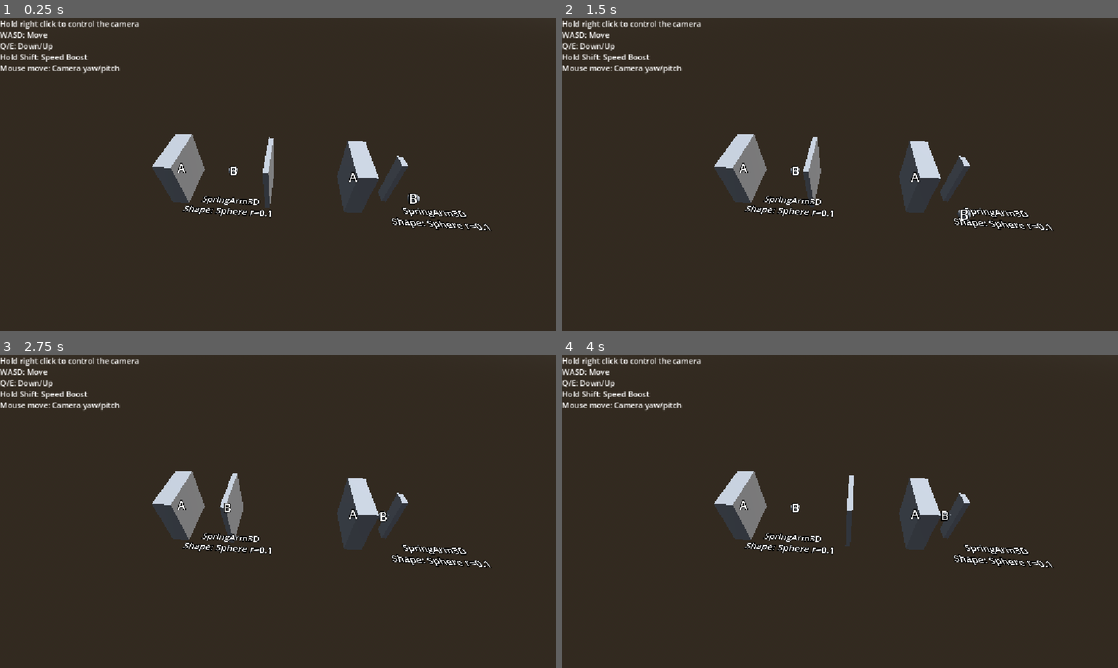
Above: before the commit, frames 1-4 (two rows, left to right).
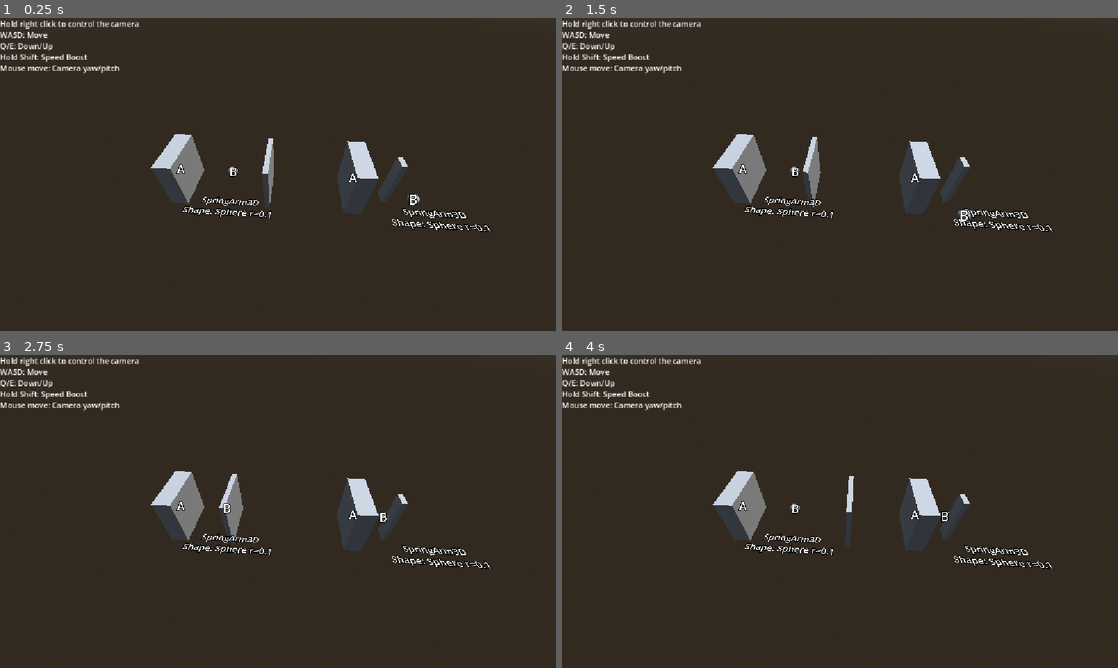
Above: after the commit, the same moments.

Repository: thaiminh2022/omini_light_3d_spring_arm_3d_example
Game: Godot game, scene res://spring_arm_3d.tscn
Same seed, same stepped clock (60 frames per second), same inputs: the game is played once before the commit and once after it. This scene is started directly instead of the project's main scene.
Inputs (mouse positions are in pixels of both pictures, inside the frame that each line leads up to):
- Up to frame 1 (0.25 s): no input
- Up to frame 2 (1.5 s): tap Enter at 0.5, 1.25 s; move the mouse to (962, 158) at 0.52 s; hold D 0.53-1.28 s; hold Q 0.53-1.28 s; click (962, 158) at 0.67 s; move the mouse to (728, 190) at 1.27 s; hold S from 1.28 s (still down); tap E at 1.35 s
- Up to frame 3 (2.75 s): tap Enter at 2 s; move the mouse to (333, 442) at 2.02 s; release S at 2.03 s; hold D from 2.03 s (still down); hold Shift from 2.03 s (still down)
- Up to frame 4 (4 s): tap Enter at 2.75, 3.5 s; move the mouse to (812, 574) at 2.77 s; release D at 2.78 s; release Shift at 2.78 s; hold W 2.78-3.53 s; tap Q at 2.85 s; click (812, 574) at 2.92 s; move the mouse to (1006, 558) at 3.52 s; hold A from 3.53 s (still down); hold E from 3.53 s (still down)

The runs differ from the first frame. In frame 1, 1.3% of the frame differs, in the area x 27-89%, y 37-69%; in frame 2, 1.3%; in frame 3, 1.3%; in frame 4, 1.3%.

Commit message:
update readme + docs

Diff:
--- a/omni_light_3d_ex.tscn
+++ b/omni_light_3d_ex.tscn
@@ -70,7 +70,7 @@
 script = ExtResource("1_2xfxa")
 
 [node name="DefaultRoom" type="Node3D" parent="." unique_id=17551545]
-transform = Transform3D(1, 0, 0, 0, 1, 0, 0, 0, 1, -16, 0, 0)
+transform = Transform3D(1, 0, 0, 0, 1, 0, 0, 0, 1, -26.208145, 0, 0)
 
 [node name="Floor" type="MeshInstance3D" parent="DefaultRoom" unique_id=686649376]
 transform = Transform3D(1, 0, 0, 0, 1, 0, 0, 0, 1, 0, -0.1, 0)
@@ -99,10 +99,44 @@
 
 [node name="OmniLight3D" type="OmniLight3D" parent="DefaultRoom" unique_id=398301925]
 transform = Transform3D(1, 0, 0, 0, 1, 0, 0, 0, 1, 0, 2.35, 0)
-light_energy = 4.0
 omni_range = 4.5
 
 [node name="LightFixture" type="MeshInstance3D" parent="DefaultRoom/OmniLight3D" unique_id=1571714161]
+mesh = SubResource("Mesh_light_white")
+
+[node name="DefaultHighEnergy" type="Node3D" parent="." unique_id=315346184]
+transform = Transform3D(1, 0, 0, 0, 1, 0, 0, 0, 1, -16.809174, 0, 0)
+
+[node name="Floor" type="MeshInstance3D" parent="DefaultHighEnergy" unique_id=492683645]
+transform = Transform3D(1, 0, 0, 0, 1, 0, 0, 0, 1, 0, -0.1, 0)
+mesh = SubResource("Mesh_floor")
+
+[node name="BackWall" type="MeshInstance3D" parent="DefaultHighEnergy" unique_id=1427813928]
+transform = Transform3D(1, 0, 0, 0, 1, 0, 0, 0, 1, 0, 2.5, -3.5)
+mesh = SubResource("Mesh_back_wall")
+
+[node name="LeftWall" type="MeshInstance3D" parent="DefaultHighEnergy" unique_id=1967702982]
+transform = Transform3D(1, 0, 0, 0, 1, 0, 0, 0, 1, -3.5, 2.5, 0)
+mesh = SubResource("Mesh_side_wall")
+
+[node name="RightWall" type="MeshInstance3D" parent="DefaultHighEnergy" unique_id=1620589348]
+transform = Transform3D(1, 0, 0, 0, 1, 0, 0, 0, 1, 3.5, 2.5, 0)
+mesh = SubResource("Mesh_side_wall")
+
+[node name="Label3D" type="Label3D" parent="DefaultHighEnergy" unique_id=218495059]
+transform = Transform3D(1, 0, 0, 0, 1, 0, 0, 0, 1, 0, 4.2, -3.35)
+pixel_size = 0.018
+billboard = 1
+no_depth_test = true
+text = "Higher light energy"
+outline_size = 8
+
+[node name="OmniLight3D" type="OmniLight3D" parent="DefaultHighEnergy" unique_id=1240194877]
+transform = Transform3D(1, 0, 0, 0, 1, 0, 0, 0, 1, 0, 2.35, 0)
+light_energy = 6.0
+omni_range = 4.5
+
+[node name="LightFixture" type="MeshInstance3D" parent="DefaultHighEnergy/OmniLight3D" unique_id=2043619758]
 mesh = SubResource("Mesh_light_white")
 
 [node name="HighAttenuationRoom" type="Node3D" parent="." unique_id=1237765204]
--- a/spring_arm_3d.tscn
+++ b/spring_arm_3d.tscn
@@ -182,7 +182,7 @@
 font_size = 48
 
 [node name="Camera3D" type="Camera3D" parent="." unique_id=1107642015]
-transform = Transform3D(0.99738073, -0.051720742, 0.05056413, 0, 0.6990663, 0.7150569, -0.07233095, -0.71318394, 0.6972352, 1.7150753, 2.9115267, 1.6035691)
+transform = Transform3D(0.99738073, -0.051720742, 0.05056413, 0, 0.6990663, 0.7150569, -0.07233095, -0.71318394, 0.6972352, 1.7206122, 2.9145782, 1.5867331)
 script = ExtResource("1_hyqcm")
 
 [node name="CamControlHUD" type="CanvasLayer" parent="." unique_id=1527218700]
Not shown, added: docs/Khám phá Godot.docx
Not shown, added: readme.md
